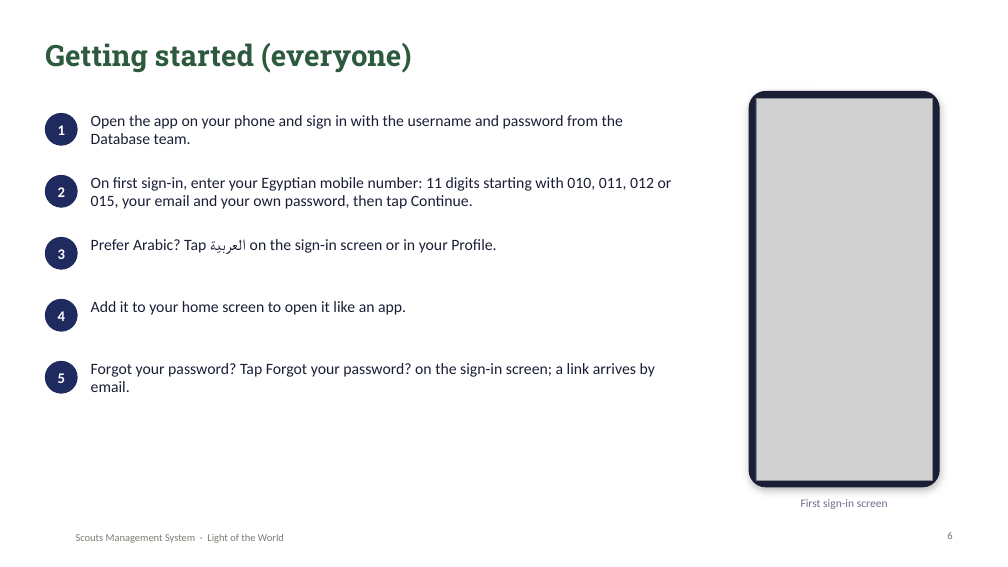
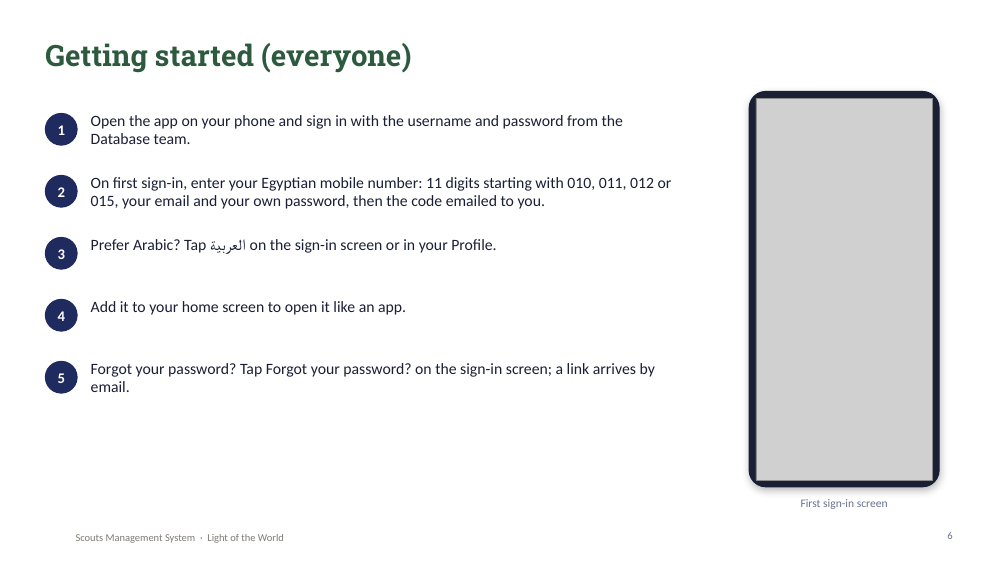
Before and after one commit to SamuelAtef123/Scouts-Management-System-Web-App, a slide deck: slide 6 of docs/Scouts-Project-Presentation.pptx. Drawn at 1008x567 pixels with LibreOffice and Linux fonts; fonts in the diff are those of the drawing; grey boxes stand for pictures; background and template pictures are left out. Boxes give left, top, right and bottom in pixels: in the first picture for what was removed or moved away, otherwise in the second. Text is boxed around its words. In the diff, an @@ line names an element or a change of style, - is before the commit and + after.

Commit message:
Confirm emails with a code, with typo hints
- A new email (first sign-in, or a change on the Profile page) only counts
  once its owner enters the 6-digit code emailed to it. The code works for
  15 minutes, allows 5 tries, can be resent after a minute, and is stored
  only as a hash. 'Wrong email? Change it' fixes a typo; on the Profile the
  old address stays until the new one is confirmed.
- Only confirmed emails get notifications and password-reset links, so a
  mistyped address never receives anything sensitive. Emails typed or
  changed by a Database member are confirmed by the person at sign-in.
- Common misspellings (gmial.com, gmail.con …) get a 'Did you mean …?' hint.
- English and Arabic; README, privacy page, report and presentation updated.

```diff
--- a/docs/Scouts-Project-Presentation.pptx
+++ b/docs/Scouts-Project-Presentation.pptx
@@ text at (x1=91, y1=177, x2=672, y2=209): text changed @@
-On first sign-in, enter your Egyptian mobile number: 11 digits starting with 010, 011, 012 or 015, your email and your own password, then tap Continue.
+On first sign-in, enter your Egyptian mobile number: 11 digits starting with 010, 011, 012 or 015, your email and your own password, then the code emailed to you.
```
Also in this commit, not shown: 17 other files.
